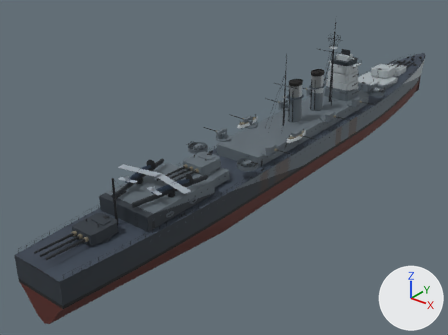
What one commit did to the glTF model assets/models/brooklyn_m22.glb.
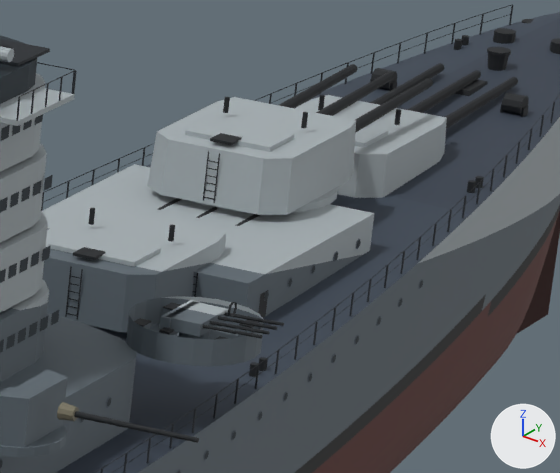
Old and new are each drawn whole from a camera (50 mm lens) standing at (89.8, -147.3, 75.6) and looking at (-11.8, -20.3, -3.1) and again close up on the part from 79% to 94% of the width and 16% to 33% of the height. Every picture has the same lights, and +X, +Y and +Z are marked at lower right. The older version's two pictures come first. Where no turn or scale is listed for an object, it has been applied to the vertices. Vertices at exactly the same position are counted once.

Script lines for the objects in view, before the commit:
```python
ob_hull = bpy.data.objects.new('Hull', me_hull)
ob_hull.location = (0.0, 0.0, 0.0)
ob_mount51 = bpy.data.objects.new('Mount51', me_mount51)
ob_mount51.location = (7.4, 20.0, 9.0)
ob_turret1 = bpy.data.objects.new('Turret1', me_turret1)
ob_turret1.location = (0.0, 66.0, 6.2)
# also in view: 'Turret3' at (0.0, 48.5, 8.2); 'Turret2' at (0.0, 60.5, 10.2); 'Bofors1' at (9.2, 34.0, 10.0)
```
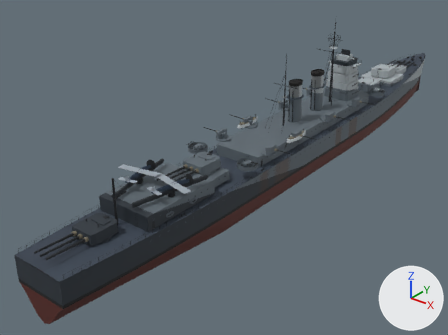
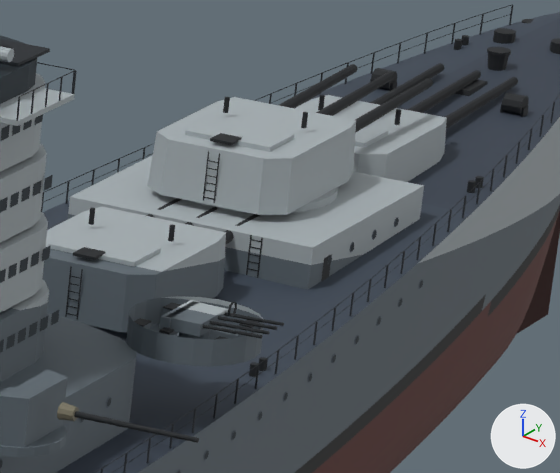
Patch to the scene script:
```diff
--- a/assets/models/brooklyn_m22.glb.py
+++ b/assets/models/brooklyn_m22.glb.py
@@ me_hull @@
 # used by ob_hull; location = (0.0, 0.0, 0.0)
-me_hull.from_pydata(...)  # 14447 vertices, 21375 faces; spans x -11.0..11.0, y -93.0..93.0, z -7.0..36.0
+me_hull.from_pydata(...)  # 14413 vertices, 21345 faces; spans x -11.0..11.0, y -93.0..93.0, z -7.0..36.0
+# me_hull part 1: the loose piece of 8 vertices spanning x 6.0, y 48.0, z 7.0..8.0 is moved by (0.0, 6.0, 0.0)
+# me_hull part 2: the loose piece of 8 vertices spanning x 6.0, y 46.0, z 7.0..8.0 is moved by (0.0, 13.0, 0.0)
+# me_hull part 3: the loose piece of 4 vertices spanning x 6.0, y 45.0..46.0, z 6.0..8.0 is moved by (0.0, 6.0, 0.0)
+# me_hull part 4: the loose piece of 4 vertices spanning x 3.0, y 44.0, z 6.0..8.0 is moved by (0.0, 6.0, 0.0)
+# me_hull part 5: the loose piece of 4 vertices spanning x 3.0, y 44.0, z 6.0..8.0 is moved by (0.0, 6.0, 0.0)
+# me_hull part 6
+# 58 vertices are removed from x -6.0..6.0, y 44.0..56.0, z 6.0..8.0
+# 104 faces are deleted
+# 16 vertices move from x -6.0..6.0, y 45.0..56.0, z 7.0..8.0 to x -6.0..6.0, y 50.0..61.0, z 7.0..8.0
+# 40 vertices are added at x -6.0..6.0, y 50.0..61.0, z 6.0..8.0
+# 6 new faces join them, mat_paint_616c74 (greyish blue #616c74)
+# 32 new faces join them, mat_paint_a9b2b6 (grey #a9b2b6)
+# 36 new faces join them, mat_paint_4f5b68 (greyish blue #4f5b68)
+# 12 new faces join them, mat_paint_26323a (dark blue #26323a)
+# other edits to the shape of me_hull do not show in these pictures
 me_hull.materials.append(mat_paint_5a2a24)
```

Changed parts and their boxes (x1, y1, x2, y2) in the close-ups (560 x 473 px; the box of a moved part takes in the faces that stretch with it):
part 1 of me_hull, moved or reshaped
    before: (288, 279, 292, 287)
    after: (351, 243, 354, 251)
part 2 of me_hull, moved or reshaped
    before: (265, 292, 269, 300)
    after: (395, 218, 399, 226)
part 3 of me_hull, moved or reshaped
    before: (258, 290, 269, 318)
    after: (321, 254, 332, 282)
part 4 of me_hull, moved or reshaped (not visible before)
    after: (246, 235, 252, 275)
part 5 of me_hull, moved or reshaped
    before: (194, 273, 198, 297)
    after: (257, 237, 263, 278)
part 6 of me_hull, moved or reshaped
    before: (41, 164, 375, 316)
    after: (68, 155, 424, 290)
